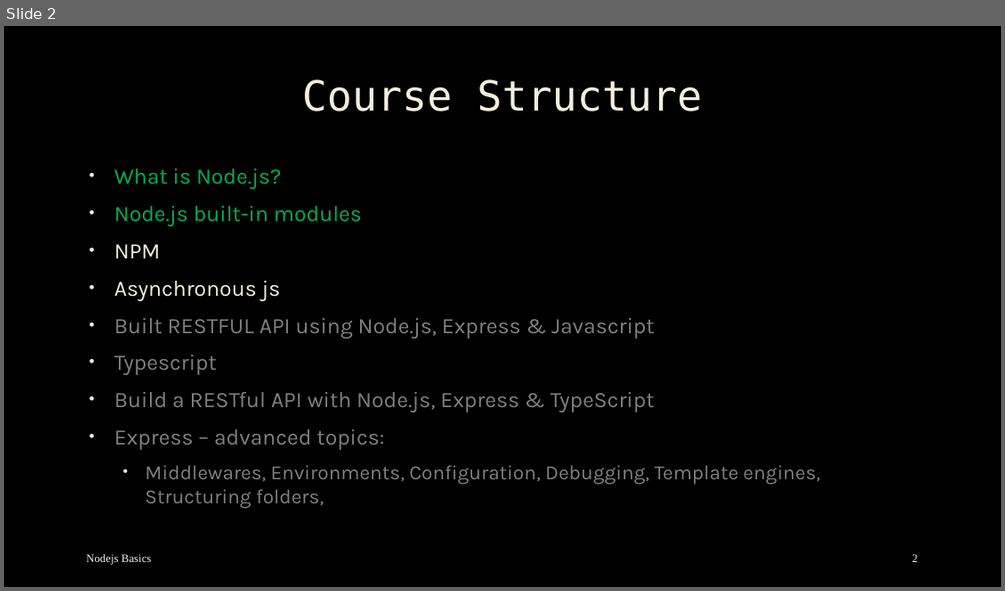
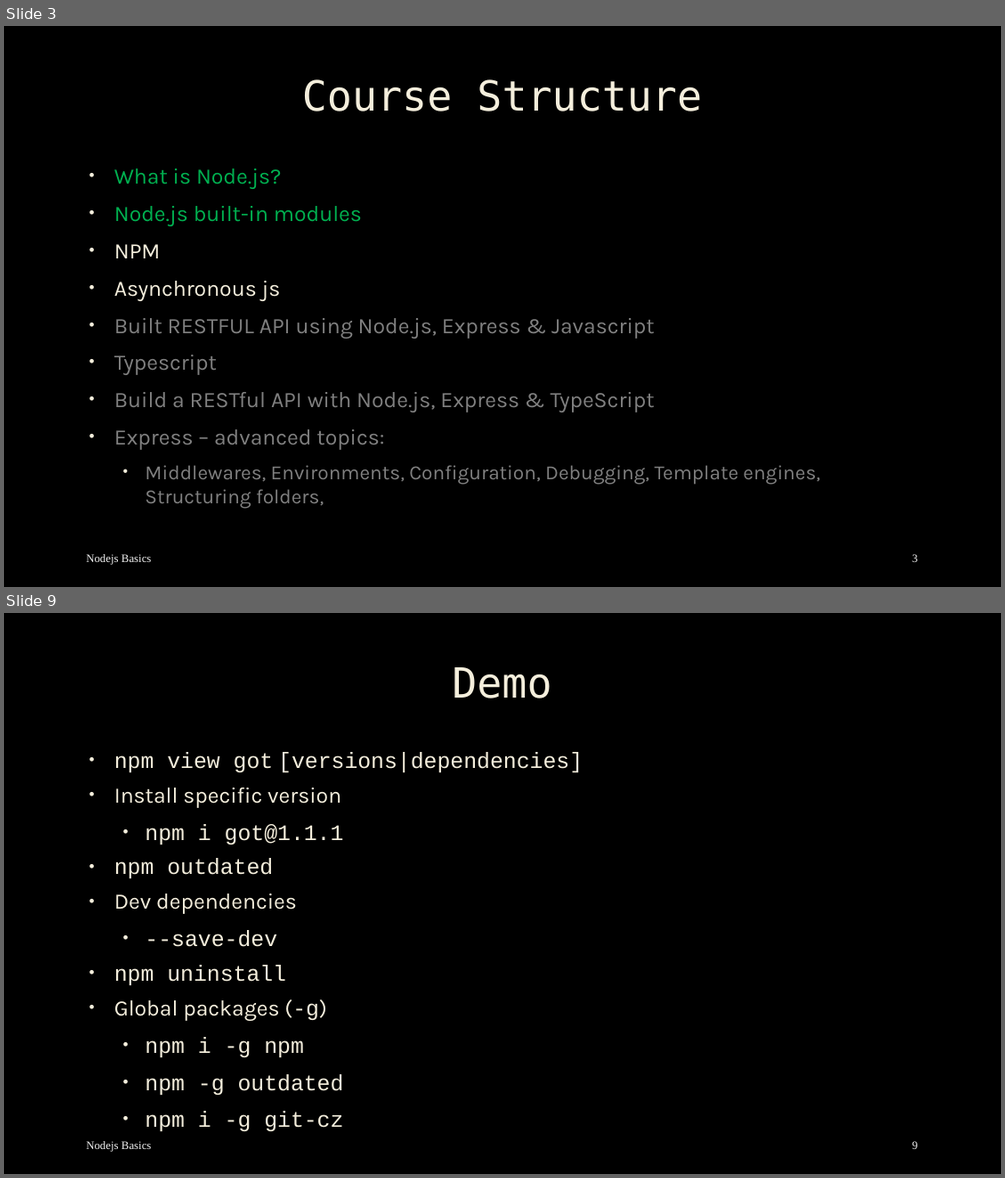
Before and after one commit to mostafa8026/nestjs-course, a slide deck: nodejs-basics-03.pptx. Shown one above the other, each under a label of ours: slide 2 before the commit, slides 3 and 9 after it; the slides between them are not shown. The pictures are 1005x591 and 1005x1178 pixels, drawn with LibreOffice and Linux fonts; fonts in the diff are those of the drawing; background and template pictures are left out. Boxes give left, top, right and bottom in pixels: in the first picture for what was removed or moved away, otherwise in the second. Text is boxed around its words. In the diff, an @@ line names an element or a change of style, - is before the commit and + after.

```diff
--- a/nodejs-basics-03.pptx
+++ b/nodejs-basics-03.pptx
@@ slide 9 added at (4,613,1001,1174), background picture (left out) @@
@@ title added at (452,667,551,698), 40 pt, text #F4EEDC @@
+Demo
@@ text added at (114,752,582,1131), 21.3 pt, text #F4EEDC @@
+• npm view got [versions|dependencies]
+• Install specific version
+  • npm i got@1.1.1
+• npm outdated
+• Dev dependencies
+  • --save-dev
+• npm uninstall
+• Global packages (-g)
+  • npm i -g npm
+  • npm -g outdated
+  • npm i -g git-cz
@@ text added at (86,1141,152,1151), 11 pt, text #F2F2F2 @@
+Nodejs Basics
@@ page number added at (912,1141,917,1149), 11 pt, text #F2F2F2 @@
+9
@@ what was slide 2 is now slide 3 @@
@@ page number at (912,554,917,562): text changed @@
-2
+3
```
Also in this commit, not shown: 6 slides changed, 7 other slides added, 8 other files.
